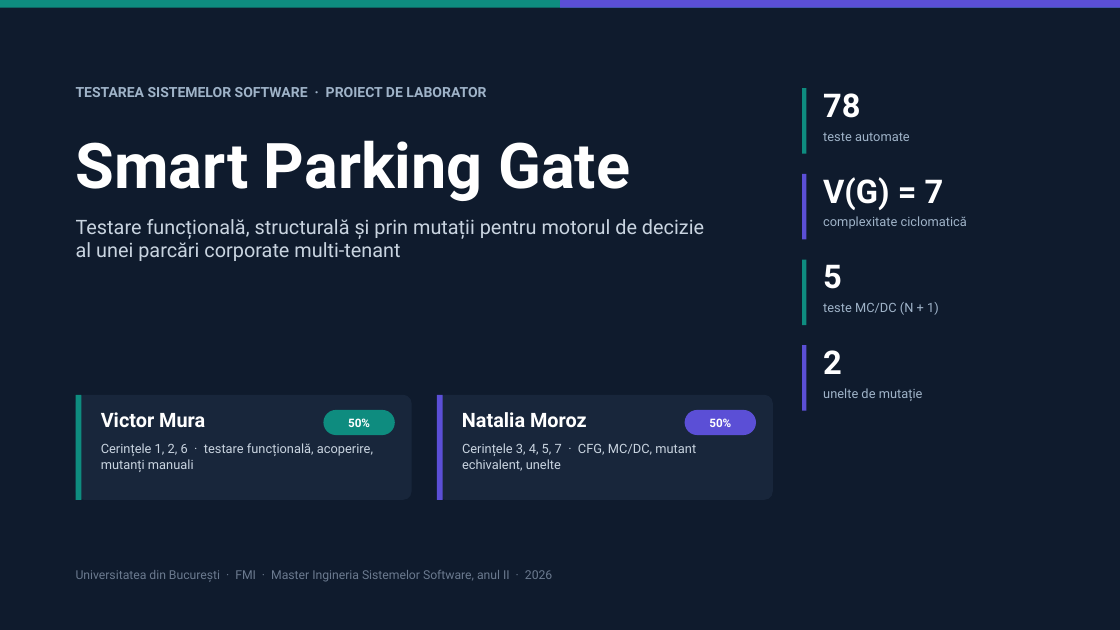
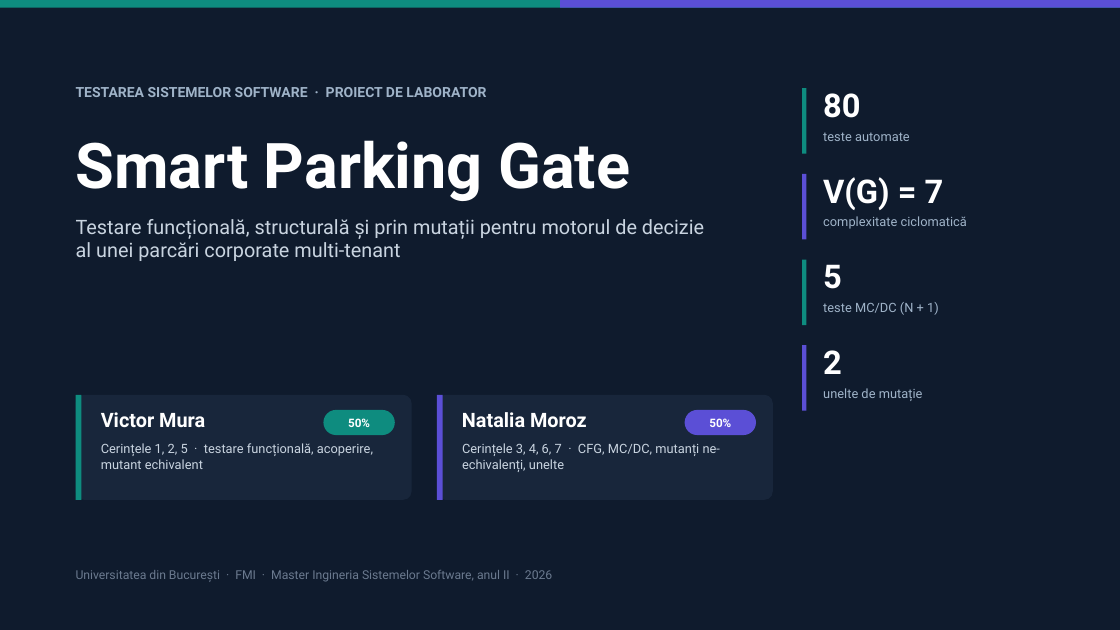
Before and after one commit to victormura/tss, a slide deck: slide 1 of proiect_laborator/docs/Prezentare_Laborator_TSS.pptx. Drawn at 1120x630 pixels with LibreOffice and Linux fonts; fonts in the diff are those of the drawing. Boxes give left, top, right and bottom in pixels: in the first picture for what was removed or moved away, otherwise in the second. Text is boxed around its words. In the diff, an @@ line names an element or a change of style, - is before the commit and + after.

```diff
--- a/proiect_laborator/docs/Prezentare_Laborator_TSS.pptx
+++ b/proiect_laborator/docs/Prezentare_Laborator_TSS.pptx
@@ text at box(823, 93, 860, 118): text changed @@
-78
+80
@@ text at box(101, 443, 373, 469): text changed @@
-Cerințele 1, 2, 6 · testare funcțională, acoperire, mutanți manuali
+Cerințele 1, 2, 5 · testare funcțională, acoperire, mutant echivalent
@@ text at box(462, 443, 720, 472): text changed @@
-Cerințele 3, 4, 5, 7 · CFG, MC/DC, mutant echivalent, unelte
+Cerințele 3, 4, 6, 7 · CFG, MC/DC, mutanți ne-echivalenți, unelte
```
Also in this commit, not shown: 6 other slides changed, 22 other files.
